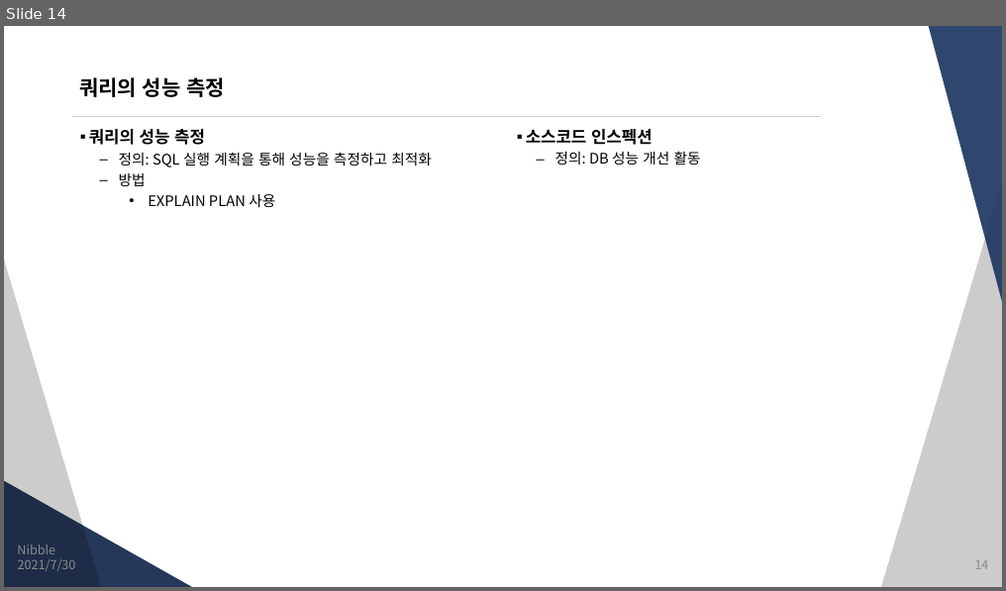
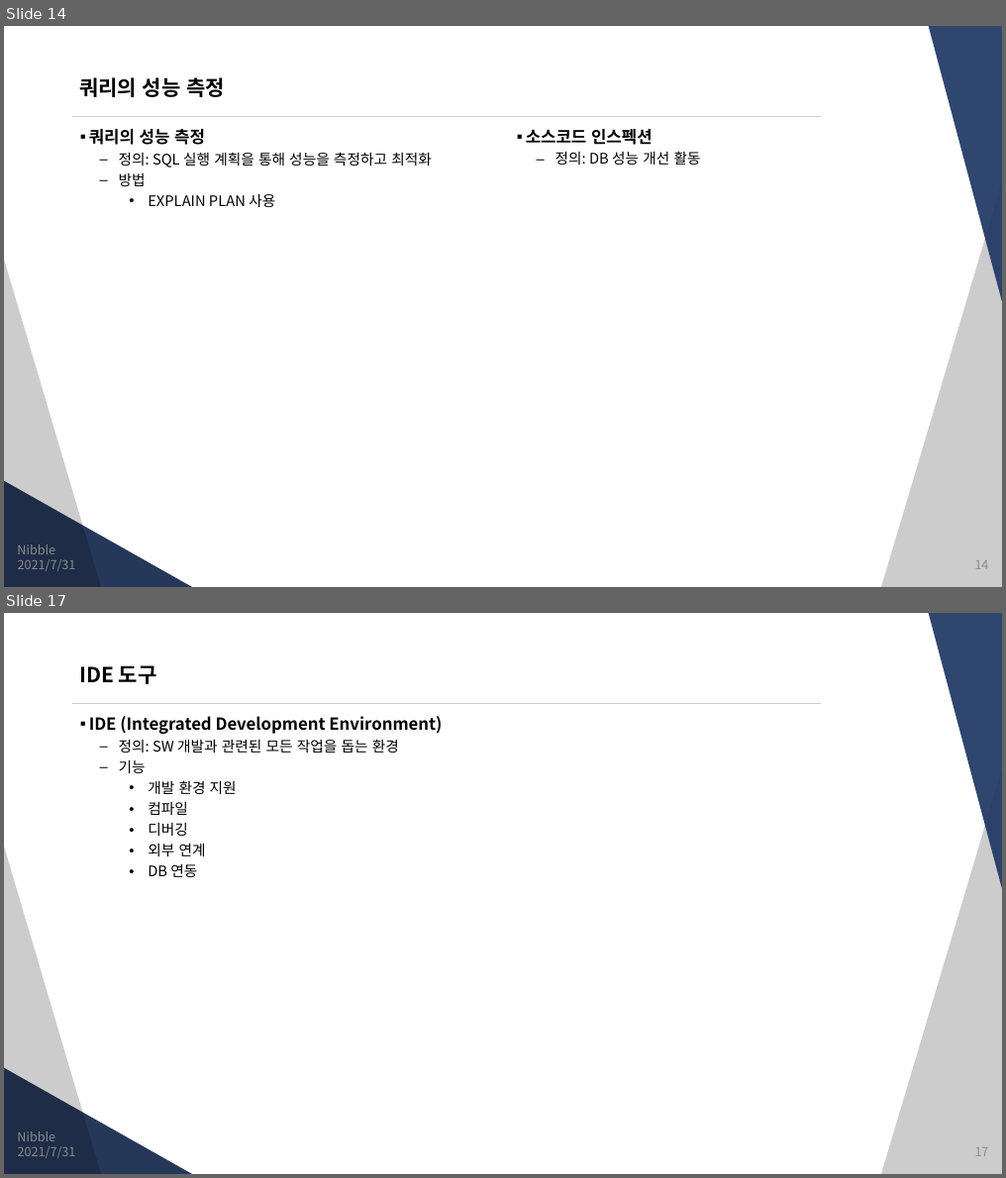
Before and after one commit to JungSangHyeon/2021-TIL, a slide deck: 정보처리기사/2. 소프트웨어 개발.pptx. Shown one above the other, each under a label of ours: slide 14 before the commit, slides 14 and 17 after it; the slides between them are not shown. The pictures are 1006x591 and 1006x1178 pixels, drawn with LibreOffice and Linux fonts; fonts in the diff are those of the drawing. Boxes give left, top, right and bottom in pixels: in the first picture for what was removed or moved away, otherwise in the second. Text is boxed around its words. In the diff, an @@ line names an element or a change of style, - is before the commit and + after.

```diff
--- a/정보처리기사/2. 소프트웨어 개발.pptx
+++ b/정보처리기사/2. 소프트웨어 개발.pptx
@@ slide 17 added at (4, 613, 1002, 1174), background #FFFFFF; not listed: 5 template elements that a slide beside it also shows @@
@@ title added at (79, 665, 157, 684), 20 pt, text #000000, bold @@
+IDE 도구
@@ text added at (89, 716, 442, 877), 14 pt, text #000000 @@
+▪ IDE (Integrated Development Environment)
+  – 정의: SW 개발과 관련된 모든 작업을 돕는 환경
+  – 기능
+    • 개발 환경 지원
+    • 컴파일
+    • 디버깅
+    • 외부 연계
+    • DB 연동
@@ text added at (17, 1132, 55, 1142), 12 pt, text #8C8C8C @@
+Nibble
@@ text added at (18, 1147, 76, 1158), 12 pt, text #8C8C8C @@
+2021/7/31
@@ page number added at (975, 1148, 989, 1157), 12 pt, text #8C8C8C @@
+17
@@ slide 14 changed as well @@
@@ text at (18, 560, 76, 571): text changed @@
-2021/7/30
+2021/7/31
```
Also in this commit, not shown: 12 other slides changed, 9 other slides added.
